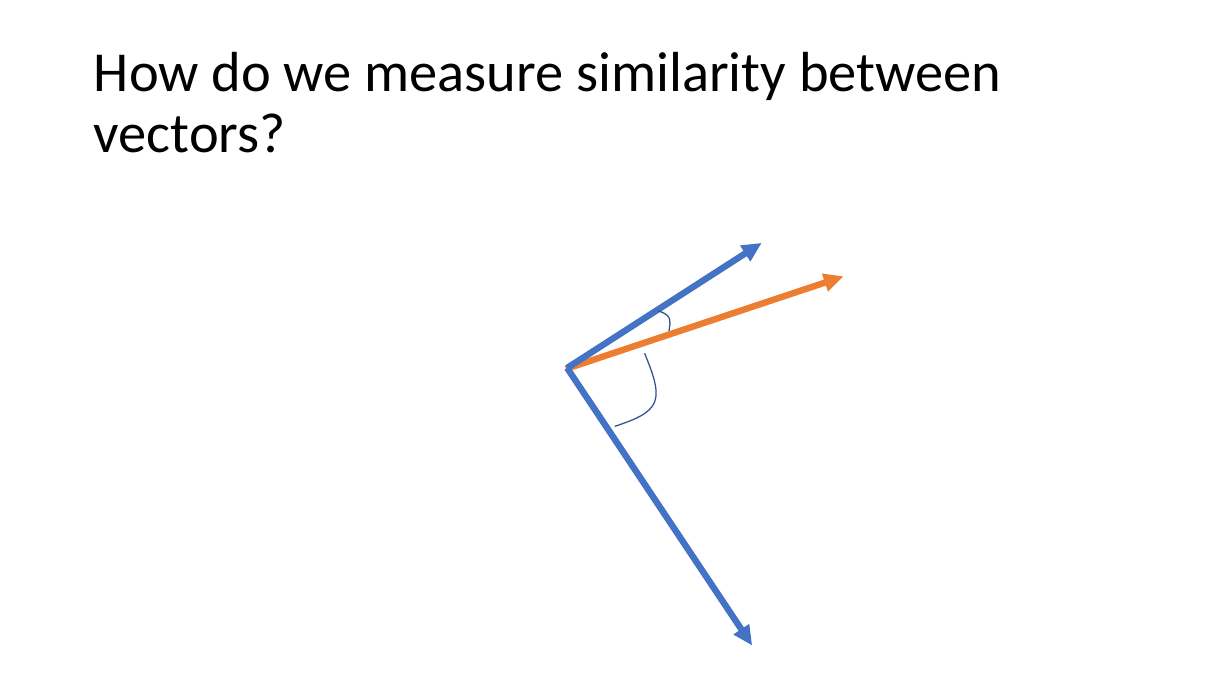
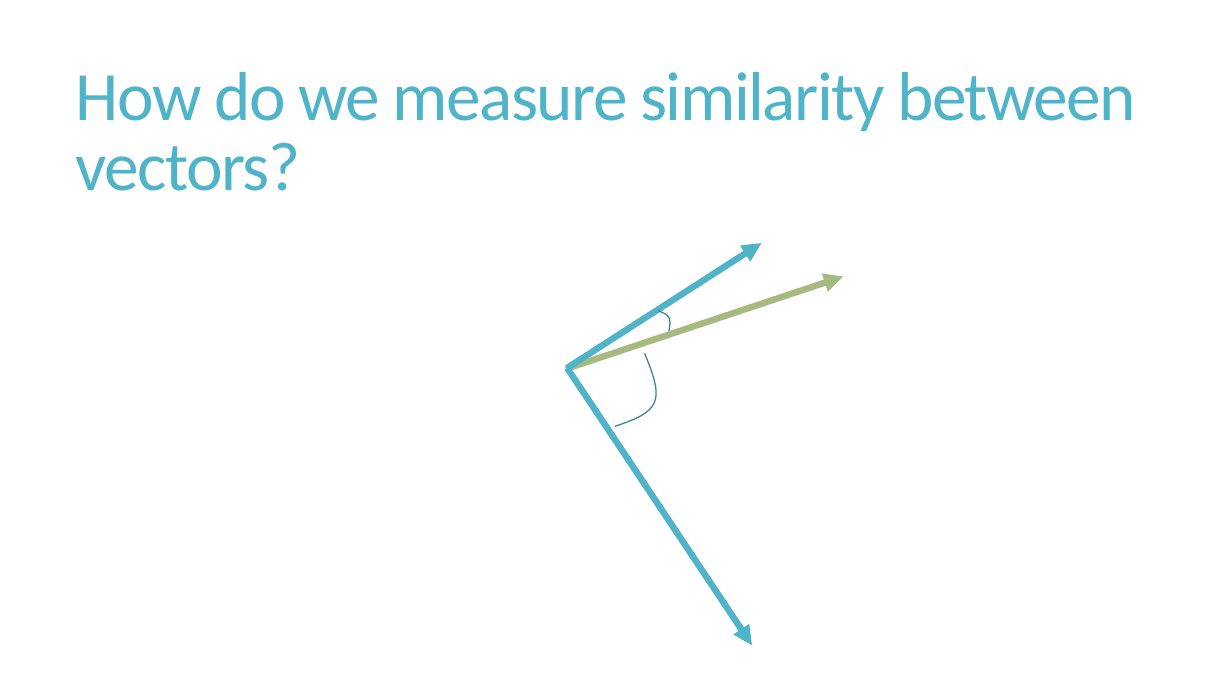
Before and after one commit to cchen23/AI4ALL_NLP, a slide deck: slide 18 of Slides/Week2_NLP_WordVectors.pptx (slide 12 before the commit). Drawn at 1232x693 pixels with LibreOffice and Linux fonts; fonts in the diff are those of the drawing. Boxes give left, top, right and bottom in pixels: in the first picture for what was removed or moved away, otherwise in the second. Text is boxed around its words. In the diff, an @@ line names an element or a change of style, - is before the commit and + after.

Commit message:
Update slides.

```diff
--- a/Slides/Week2_NLP_WordVectors.pptx
+++ b/Slides/Week2_NLP_WordVectors.pptx
@@ title "How do we measure similarity ...": place and size @@
-title "How do we measure similarity ..." at (94,51,1001,153)
+title "How do we measure similarity ..." at (76,72,1136,191)
@@ title "How do we measure similarity ..." at (76,72,1136,191): size 44 to 54 pt, text colour #000000 to #50B4C8, letter spacing 0 to -1.2 pt; line spacing 0.9 to 0.85 @@
@@ arrow (567, 368) - (762, 243): stroke #4472C4 5 pt to #50B4C8 5 pt @@
@@ arrow (566, 369) - (843, 276): stroke #ED7D31 5 pt to #A8B97F 5 pt @@
@@ freeform shape at (658,311,670,331): outline #325491 1 pt to #3B8594 1 pt @@
@@ freeform shape at (615,353,656,426): outline #325491 1 pt to #3B8594 1 pt @@
@@ arrow (567, 368) - (752, 645): stroke #4472C4 5 pt to #50B4C8 5 pt @@
```
Also in this commit, not shown: 29 other slides changed, 6 slides added, 1 other file.
